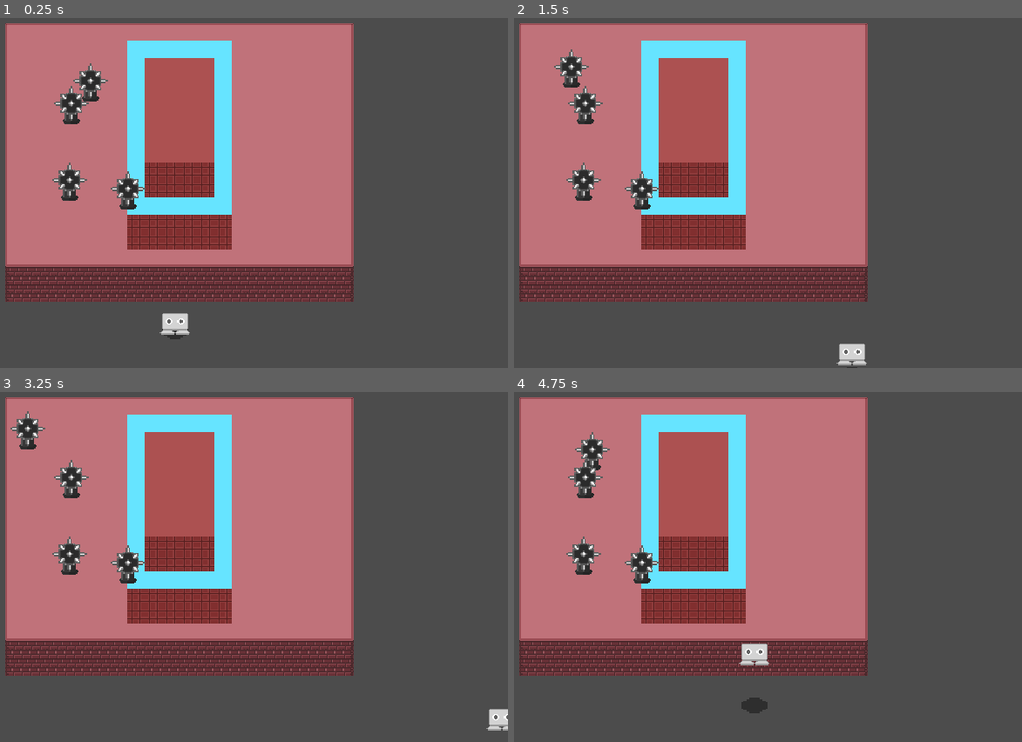
Above: before the commit, frames 1-4 (two rows, left to right).
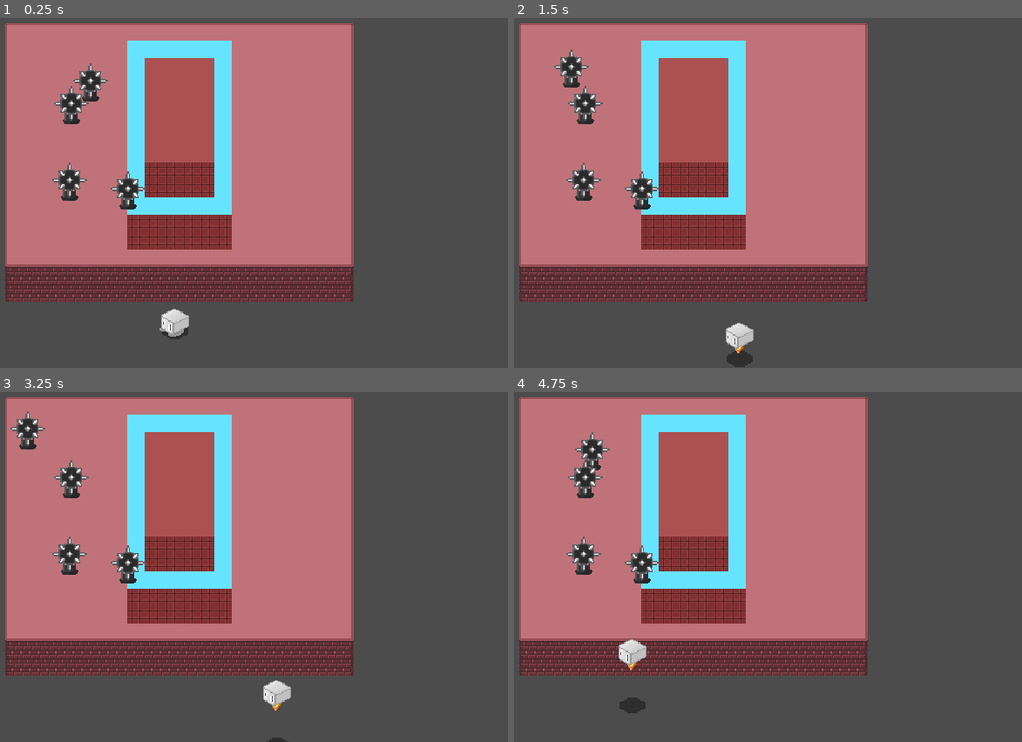
Above: after the commit, the same moments.

Repository: calsf/er
Game: Godot game, scene res://Level1.tscn
Two runs of this game, one before a commit and one after it. Both use one fixed random seed, a clock stepped at 60 frames per second and the inputs below.
Inputs:
- Up to frame 1 (0.25 s): no input
- Up to frame 2 (1.5 s): hold D (move_right) 0.53-1.28 s; hold Shift (walk, bound only after the commit) 0.53-1.28 s; tap Space (jump) at 0.77, 0.8, 1.07, 1.35 s; hold S (move_down) from 1.28 s (still down)
- Up to frame 3 (3.25 s): tap Space (jump) at 1.52, 1.82, 2.3, 3.02 s; tap Shift (walk, bound only after the commit) at 1.55, 2.85 s; release S (move_down) at 2.03 s; hold D (move_right) 2.03-2.78 s; hold Shift (walk, bound only after the commit) 2.03-2.78 s; hold W (move_up) from 2.78 s (still down)
- Up to frame 4 (4.75 s): tap Space (jump) at 3.32, 3.6, 3.77, 4.07, 4.52 s; release W (move_up) at 3.53 s; hold A (move_left) from 3.53 s (still down); tap Shift (walk, bound only after the commit) at 4.35 s

The runs differ from the first frame. In frame 1, 0.2% of the frame differs, in the area x 31-38%, y 83-92%; in frame 2, 0.8%; in frame 3, 0.6%; in frame 4, 1.0%, in the area x 20-51%, y 70-92%.

Commit message:
adding player sprites and animations, jump anim wip

Diff:
--- a/project.godot
+++ b/project.godot
@@ -58,6 +58,11 @@
 "events": [ Object(InputEventKey,"resource_local_to_scene":false,"resource_name":"","device":0,"alt":false,"shift":false,"control":false,"meta":false,"command":false,"pressed":false,"scancode":83,"unicode":0,"echo":false,"script":null)
  ]
 }
+walk={
+"deadzone": 0.5,
+"events": [ Object(InputEventKey,"resource_local_to_scene":false,"resource_name":"","device":0,"alt":false,"shift":false,"control":false,"meta":false,"command":false,"pressed":false,"scancode":16777237,"unicode":0,"echo":false,"script":null)
+ ]
+}
 
 [layer_names]
 
--- a/world_objects/player/Player.tscn
+++ b/world_objects/player/Player.tscn
@@ -1,10 +1,9 @@
-[gd_scene load_steps=8 format=2]
+[gd_scene load_steps=56 format=2]
 
 [ext_resource path="res://world_objects/player/shadow.png" type="Texture" id=1]
 [ext_resource path="res://world_objects/player/player.png" type="Texture" id=2]
 [ext_resource path="res://world_objects/player/player.gd" type="Script" id=3]
 
-
 [sub_resource type="CapsuleShape2D" id=1]
 radius = 4.72806
 height = 13.0237
@@ -20,6 +19,417 @@
 [sub_resource type="CapsuleShape2D" id=4]
 radius = 3.64687
 height = 12.3822
+
+[sub_resource type="Animation" id=5]
+resource_name = "IdleDown"
+loop = true
+tracks/0/type = "value"
+tracks/0/path = NodePath("PlayerSprite:frame")
+tracks/0/interp = 1
+tracks/0/loop_wrap = true
+tracks/0/imported = false
+tracks/0/enabled = true
+tracks/0/keys = {
+"times": PoolRealArray( 0, 0.5 ),
+"transitions": PoolRealArray( 1, 1 ),
+"update": 1,
+"values": [ 16, 17 ]
+}
+
+[sub_resource type="Animation" id=6]
+resource_name = "IdleDownLeft"
+loop = true
+tracks/0/type = "value"
+tracks/0/path = NodePath("PlayerSprite:frame")
+tracks/0/interp = 1
+tracks/0/loop_wrap = true
+tracks/0/imported = false
+tracks/0/enabled = true
+tracks/0/keys = {
+"times": PoolRealArray( 0, 0.5 ),
+"transitions": PoolRealArray( 1, 1 ),
+"update": 1,
+"values": [ 8, 9 ]
+}
+
+[sub_resource type="Animation" id=7]
+resource_name = "IdleDownRight"
+loop = true
+tracks/0/type = "value"
+tracks/0/path = NodePath("PlayerSprite:frame")
+tracks/0/interp = 1
+tracks/0/loop_wrap = true
+tracks/0/imported = false
+tracks/0/enabled = true
+tracks/0/keys = {
+"times": PoolRealArray( 0, 0.5 ),
+"transitions": PoolRealArray( 1, 1 ),
+"update": 1,
+"values": [ 48, 49 ]
+}
+
+[sub_resource type="Animation" id=8]
+resource_name = "IdleLeft"
+loop = true
+tracks/0/type = "value"
+tracks/0/path = NodePath("PlayerSprite:frame")
+tracks/0/interp = 1
+tracks/0/loop_wrap = true
+tracks/0/imported = false
+tracks/0/enabled = true
+tracks/0/keys = {
+"times": PoolRealArray( 0, 0.5 ),
+"transitions": PoolRealArray( 1, 1 ),
+"update": 1,
+"values": [ 56, 57 ]
+}
+
+[sub_resource type="Animation" id=9]
+resource_name = "IdleRight"
+loop = true
+tracks/0/type = "value"
+tracks/0/path = NodePath("PlayerSprite:frame")
+tracks/0/interp = 1
+tracks/0/loop_wrap = true
+tracks/0/imported = false
+tracks/0/enabled = true
+tracks/0/keys = {
+"times": PoolRealArray( 0, 0.5 ),
+"transitions": PoolRealArray( 1, 1 ),
+"update": 1,
+"values": [ 32, 33 ]
+}
+
+[sub_resource type="Animation" id=10]
+resource_name = "IdleUp"
+loop = true
+tracks/0/type = "value"
+tracks/0/path = NodePath("PlayerSprite:frame")
+tracks/0/interp = 1
+tracks/0/loop_wrap = true
+tracks/0/imported = false
+tracks/0/enabled = true
+tracks/0/keys = {
+"times": PoolRealArray( 0, 0.5 ),
+"transitions": PoolRealArray( 1, 1 ),
+"update": 1,
+"values": [ 24, 25 ]
+}
+
+[sub_resource type="Animation" id=11]
+resource_name = "IdleUpLeft"
+loop = true
+tracks/0/type = "value"
+tracks/0/path = NodePath("PlayerSprite:frame")
+tracks/0/interp = 1
+tracks/0/loop_wrap = true
+tracks/0/imported = false
+tracks/0/enabled = true
+tracks/0/keys = {
+"times": PoolRealArray( 0, 0.5 ),
+"transitions": PoolRealArray( 1, 1 ),
+"update": 1,
+"values": [ 46, 47 ]
+}
+
+[sub_resource type="Animation" id=12]
+resource_name = "IdleUpRight"
+loop = true
+tracks/0/type = "value"
+tracks/0/path = NodePath("PlayerSprite:frame")
+tracks/0/interp = 1
+tracks/0/loop_wrap = true
+tracks/0/imported = false
+tracks/0/enabled = true
+tracks/0/keys = {
+"times": PoolRealArray( 0, 0.5 ),
+"transitions": PoolRealArray( 1, 1 ),
+"update": 1,
+"values": [ 6, 7 ]
+}
+
+[sub_resource type="Animation" id=13]
+resource_name = "JumpDownLeft"
+length = 0.2
+loop = true
+tracks/0/type = "value"
+tracks/0/path = NodePath("PlayerSprite:frame")
+tracks/0/interp = 1
+tracks/0/loop_wrap = true
+tracks/0/imported = false
+tracks/0/enabled = true
+tracks/0/keys = {
+"times": PoolRealArray( 0, 0.1 ),
+"transitions": PoolRealArray( 1, 1 ),
+"update": 1,
+"values": [ 66, 67 ]
+}
+
+[sub_resource type="Animation" id=14]
+resource_name = "MoveDown"
+length = 0.6
+loop = true
+tracks/0/type = "value"
+tracks/0/path = NodePath("PlayerSprite:frame")
+tracks/0/interp = 1
+tracks/0/loop_wrap = true
+tracks/0/imported = false
+tracks/0/enabled = true
+tracks/0/keys = {
+"times": PoolRealArray( 0, 0.1, 0.2, 0.3, 0.4, 0.5 ),
+"transitions": PoolRealArray( 1, 1, 1, 1, 1, 1 ),
+"update": 1,
+"values": [ 18, 19, 20, 21, 22, 23 ]
+}
+
+[sub_resource type="Animation" id=15]
+resource_name = "MoveDownLeft"
+length = 0.6
+loop = true
+tracks/0/type = "value"
+tracks/0/path = NodePath("PlayerSprite:frame")
+tracks/0/interp = 1
+tracks/0/loop_wrap = true
+tracks/0/imported = false
+tracks/0/enabled = true
+tracks/0/keys = {
+"times": PoolRealArray( 0, 0.1, 0.2, 0.3, 0.4, 0.5 ),
+"transitions": PoolRealArray( 1, 1, 1, 1, 1, 1 ),
+"update": 1,
+"values": [ 10, 11, 12, 13, 14, 15 ]
+}
+
+[sub_resource type="Animation" id=16]
+resource_name = "MoveDownRight"
+length = 0.6
+loop = true
+tracks/0/type = "value"
+tracks/0/path = NodePath("PlayerSprite:frame")
+tracks/0/interp = 1
+tracks/0/loop_wrap = true
+tracks/0/imported = false
+tracks/0/enabled = true
+tracks/0/keys = {
+"times": PoolRealArray( 0, 0.1, 0.2, 0.3, 0.4, 0.5 ),
+"transitions": PoolRealArray( 1, 1, 1, 1, 1, 1 ),
+"update": 1,
+"values": [ 50, 51, 52, 53, 54, 55 ]
+}
+
+[sub_resource type="Animation" id=17]
+length = 0.6
+loop = true
+step = 1.0
+tracks/0/type = "value"
+tracks/0/path = NodePath("PlayerSprite:frame")
+tracks/0/interp = 1
+tracks/0/loop_wrap = true
+tracks/0/imported = false
+tracks/0/enabled = true
+tracks/0/keys = {
+"times": PoolRealArray( 0, 0.1, 0.2, 0.3, 0.4, 0.5 ),
+"transitions": PoolRealArray( 1, 1, 1, 1, 1, 1 ),
+"update": 1,
+"values": [ 58, 59, 60, 61, 62, 63 ]
+}
+
+[sub_resource type="Animation" id=18]
+length = 0.6
+loop = true
+tracks/0/type = "value"
+tracks/0/path = NodePath("PlayerSprite:frame")
+tracks/0/interp = 1
+tracks/0/loop_wrap = true
+tracks/0/imported = false
+tracks/0/enabled = true
+tracks/0/keys = {
+"times": PoolRealArray( 0, 0.1, 0.2, 0.3, 0.4, 0.5 ),
+"transitions": PoolRealArray( 1, 1, 1, 1, 1, 1 ),
+"update": 1,
+"values": [ 34, 35, 36, 37, 38, 39 ]
+}
+
+[sub_resource type="Animation" id=19]
+length = 0.6
+loop = true
+tracks/0/type = "value"
+tracks/0/path = NodePath("PlayerSprite:frame")
+tracks/0/interp = 1
+tracks/0/loop_wrap = true
+tracks/0/imported = false
+tracks/0/enabled = true
+tracks/0/keys = {
+"times": PoolRealArray( 0, 0.1, 0.2, 0.3, 0.4, 0.5 ),
+"transitions": PoolRealArray( 1, 1, 1, 1, 1, 1 ),
+"update": 1,
+"values": [ 26, 27, 28, 29, 30, 31 ]
+}
+
+[sub_resource type="Animation" id=20]
+length = 0.6
+loop = true
+tracks/0/type = "value"
+tracks/0/path = NodePath("PlayerSprite:frame")
+tracks/0/interp = 1
+tracks/0/loop_wrap = true
+tracks/0/imported = false
+tracks/0/enabled = true
+tracks/0/keys = {
+"times": PoolRealArray( 0, 0.1, 0.2, 0.3, 0.4, 0.5 ),
+"transitions": PoolRealArray( 1, 1, 1, 1, 1, 1 ),
+"update": 1,
+"values": [ 40, 41, 42, 43, 44, 45 ]
+}
+
+[sub_resource type="Animation" id=21]
+length = 0.6
+loop = true
+tracks/0/type = "value"
+tracks/0/path = NodePath("PlayerSprite:frame")
+tracks/0/interp = 1
+tracks/0/loop_wrap = true
+tracks/0/imported = false
+tracks/0/enabled = true
+tracks/0/keys = {
+"times": PoolRealArray( 0, 0.1, 0.2, 0.3, 0.4, 0.5 ),
+"transitions": PoolRealArray( 1, 1, 1, 1, 1, 1 ),
+"update": 1,
+"values": [ 0, 1, 2, 3, 4, 5 ]
+}
+
+[sub_resource type="AnimationNodeAnimation" id=22]
+animation = "IdleLeft"
+
+[sub_resource type="AnimationNodeAnimation" id=23]
+animation = "IdleDown"
+
+[sub_resource type="AnimationNodeAnimation" id=24]
+animation = "IdleUp"
+
+[sub_resource type="AnimationNodeAnimation" id=25]
+animation = "IdleRight"
+
+[sub_resource type="AnimationNodeAnimation" id=26]
+animation = "IdleDownLeft"
+
+[sub_resource type="AnimationNodeAnimation" id=27]
+animation = "IdleUpLeft"
+
+[sub_resource type="AnimationNodeAnimation" id=28]
+animation = "IdleDownRight"
+
+[sub_resource type="AnimationNodeAnimation" id=29]
+animation = "IdleUpRight"
+
+[sub_resource type="AnimationNodeBlendSpace2D" id=30]
+blend_point_0/node = SubResource( 22 )
+blend_point_0/pos = Vector2( -1, 0 )
+blend_point_1/node = SubResource( 23 )
+blend_point_1/pos = Vector2( 0, 1 )
+blend_point_2/node = SubResource( 24 )
+blend_point_2/pos = Vector2( 0, -1 )
+blend_point_3/node = SubResource( 25 )
+blend_point_3/pos = Vector2( 1, 0 )
+blend_point_4/node = SubResource( 26 )
+blend_point_4/pos = Vector2( -0.4, 0.6 )
+blend_point_5/node = SubResource( 27 )
+blend_point_5/pos = Vector2( -0.4, -0.6 )
+blend_point_6/node = SubResource( 28 )
+blend_point_6/pos = Vector2( 0.4, 0.6 )
+blend_point_7/node = SubResource( 29 )
+blend_point_7/pos = Vector2( 0.4, -0.6 )
+blend_mode = 1
+
+[sub_resource type="AnimationNodeAnimation" id=31]
+animation = "JumpDownLeft"
+
+[sub_resource type="AnimationNodeAnimation" id=32]
+animation = "JumpDownLeft"
+
+[sub_resource type="AnimationNodeAnimation" id=33]
+animation = "JumpDownLeft"
+
+[sub_resource type="AnimationNodeAnimation" id=34]
+animation = "JumpDownLeft"
+
+[sub_resource type="AnimationNodeBlendSpace2D" id=35]
+blend_point_0/node = SubResource( 31 )
+blend_point_0/pos = Vector2( -1, 0 )
+blend_point_1/node = SubResource( 32 )
+blend_point_1/pos = Vector2( 0, -1 )
+blend_point_2/node = SubResource( 33 )
+blend_point_2/pos = Vector2( 1, 0 )
+blend_point_3/node = SubResource( 34 )
+blend_point_3/pos = Vector2( 0, 1 )
+blend_mode = 1
+
+[sub_resource type="AnimationNodeAnimation" id=36]
+animation = "MoveDown"
+
+[sub_resource type="AnimationNodeAnimation" id=37]
+animation = "MoveUp"
+
+[sub_resource type="AnimationNodeAnimation" id=38]
+animation = "MoveLeft"
+
+[sub_resource type="AnimationNodeAnimation" id=39]
+animation = "MoveRight"
+
+[sub_resource type="AnimationNodeAnimation" id=40]
+animation = "MoveDownLeft"
+
+[sub_resource type="AnimationNodeAnimation" id=41]
+animation = "MoveUpLeft"
+
+[sub_resource type="AnimationNodeAnimation" id=42]
+animation = "MoveDownRight"
+
+[sub_resource type="AnimationNodeAnimation" id=43]
+animation = "MoveUpRight"
+
+[sub_resource type="AnimationNodeBlendSpace2D" id=44]
+blend_point_0/node = SubResource( 36 )
+blend_point_0/pos = Vector2( 0, 1 )
+blend_point_1/node = SubResource( 37 )
+blend_point_1/pos = Vector2( 0, -1 )
+blend_point_2/node = SubResource( 38 )
+blend_point_2/pos = Vector2( -1, 0 )
+blend_point_3/node = SubResource( 39 )
+blend_point_3/pos = Vector2( 1, 0 )
+blend_point_4/node = SubResource( 40 )
+blend_point_4/pos = Vector2( -0.4, 0.6 )
+blend_point_5/node = SubResource( 41 )
+blend_point_5/pos = Vector2( -0.4, -0.6 )
+blend_point_6/node = SubResource( 42 )
+blend_point_6/pos = Vector2( 0.4, 0.6 )
+blend_point_7/node = SubResource( 43 )
+blend_point_7/pos = Vector2( 0.4, -0.6 )
+blend_mode = 1
+
+[sub_resource type="AnimationNodeStateMachineTransition" id=45]
+
+[sub_resource type="AnimationNodeStateMachineTransition" id=46]
+
+[sub_resource type="AnimationNodeStateMachineTransition" id=47]
+
+[sub_resource type="AnimationNodeStateMachineTransition" id=48]
+
+[sub_resource type="AnimationNodeStateMachineTransition" id=49]
+
+[sub_resource type="AnimationNodeStateMachineTransition" id=50]
+
+[sub_resource type="AnimationNodeStateMachine" id=51]
+states/Idle/node = SubResource( 30 )
+states/Idle/position = Vector2( 396, 73 )
+states/Jump/node = SubResource( 35 )
+states/Jump/position = Vector2( 489, 219 )
+states/Move/node = SubResource( 44 )
+states/Move/position = Vector2( 595, 73 )
+transitions = [ "Idle", "Move", SubResource( 45 ), "Move", "Idle", SubResource( 46 ), "Idle", "Jump", SubResource( 47 ), "Move", "Jump", SubResource( 48 ), "Jump", "Idle", SubResource( 49 ), "Jump", "Move", SubResource( 50 ) ]
+start_node = "Idle"
+graph_offset = Vector2( -31, 46 )
+
+[sub_resource type="AnimationNodeStateMachinePlayback" id=52]
 
 [node name="Player" type="KinematicBody2D"]
 position = Vector2( 0, -2 )
@@ -37,7 +447,9 @@
 [node name="PlayerSprite" type="Sprite" parent="."]
 position = Vector2( 0, -6 )
 texture = ExtResource( 2 )
+vframes = 10
 hframes = 8
+frame = 9
 
 [node name="CollisionShape2D" type="CollisionShape2D" parent="."]
 rotation = -1.5708
@@ -75,6 +487,34 @@
 [node name="CollisionShape2D" type="CollisionShape2D" parent="DetectElevArea"]
 rotation = -1.5708
 shape = SubResource( 4 )
+
+[node name="AnimationPlayer" type="AnimationPlayer" parent="."]
+anims/IdleDown = SubResource( 5 )
+anims/IdleDownLeft = SubResource( 6 )
+anims/IdleDownRight = SubResource( 7 )
+anims/IdleLeft = SubResource( 8 )
+anims/IdleRight = SubResource( 9 )
+anims/IdleUp = SubResource( 10 )
+anims/IdleUpLeft = SubResource( 11 )
+anims/IdleUpRight = SubResource( 12 )
+anims/JumpDownLeft = SubResource( 13 )
+anims/MoveDown = SubResource( 14 )
+anims/MoveDownLeft = SubResource( 15 )
+anims/MoveDownRight = SubResource( 16 )
+anims/MoveLeft = SubResource( 17 )
+anims/MoveRight = SubResource( 18 )
+anims/MoveUp = SubResource( 19 )
+anims/MoveUpLeft = SubResource( 20 )
+anims/MoveUpRight = SubResource( 21 )
+
+[node name="AnimationTree" type="AnimationTree" parent="."]
+tree_root = SubResource( 51 )
+anim_player = NodePath("../AnimationPlayer")
+active = true
+parameters/playback = SubResource( 52 )
+parameters/Idle/blend_position = Vector2( 0, 0 )
+parameters/Jump/blend_position = Vector2( -0.00156009, -0.0206186 )
+parameters/Move/blend_position = Vector2( 0, 0 )
 [connection signal="timeout" from="HurtboxArea2D/Timer" to="." method="_on_Timer_timeout"]
 [connection signal="area_entered" from="DetectElevEntry" to="." method="_on_DetectElevEntry_area_entered"]
 [connection signal="area_exited" from="DetectElevArea" to="." method="_on_DetectElevArea_area_exited"]
--- a/world_objects/player/player.gd
+++ b/world_objects/player/player.gd
@@ -1,30 +1,34 @@
 extends KinematicBody2D
 
-const MAX_SPEED = 200
+const MAX_SPEED = 125
 const AIR_SPEED = 4
 const MAX_HEIGHT = 44
 const DECEL = 500
 const INVULN_TIME = .1
 
+# Move speed properties
 var velocity = Vector2.ZERO
 var curr_speed = MAX_SPEED
+var walk_multiplier = .5
+
+# Knockback properties
+var knockback = Vector2.ZERO
+var last_area_hit = null
+var curr_knockback_strength = 0
+
+# Jumping and elevation properties
 var is_jumping = false
 var is_falling = false
 var has_double_jumped = false
 var has_jumped = false
-var is_tumbling = false
-var knockback = Vector2.ZERO
-var last_area_hit = null
-var curr_knockback_strength = 0
-
-var jump_height = MAX_HEIGHT
-var added_height = 0
+var is_tumbling = false		# For falling down a wall
+var jump_height = MAX_HEIGHT	# The number of pixels to jump up
+var added_height = 0	# Current number of pixels above ground, grounded at 0
 var elevations = [0, GlobalConst.ELEVATION_UNIT * 1, GlobalConst.ELEVATION_UNIT * 2, GlobalConst.ELEVATION_UNIT * 3]
-var ground_elevation = elevations[1]
-var last_ground_elevation = elevations[1]
-
-# when entered new elevation, waits to hit ground before assigning new ground elevation
-# uses added_height to determine height until no longer awaiting_new_elevation
+var ground_elevation = elevations[1]	# The elevation of height in which player is considered grounded
+var last_ground_elevation = elevations[1]	# The previous ground elevation for when player enters a new elevation but is not yet grounded
+
+# When entered new elevation, need to wait to be grounded before assigning new ground elevation
 var awaiting_new_ground_elevation = false
 
 onready var player_shadow = $Shadow
@@ -33,6 +37,9 @@
 onready var overlapping_wall_area = $OverlappingWallCheck
 onready var hurtbox = $HurtboxArea2D
 onready var timer = $HurtboxArea2D/Timer
+onready var animationPlayer = $AnimationPlayer
+onready var animationTree = $AnimationTree
+onready var animationState = animationTree.get("parameters/playback")
 
 func _physics_process(delta):
 	# Applies falling effect to player if they are caught inside a wall
@@ -59,8 +66,26 @@
 	input_vector.y = Input.get_action_strength("move_down") - Input.get_action_strength("move_up")
 	input_vector = input_vector.normalized()
 
-	# Set velocity based on input_vector
-	velocity = input_vector * curr_speed
+	# Set velocity and animation state based on input_vector
+	if (input_vector != Vector2.ZERO):
+		# Only set blend positions when input vector is not zero
+		animationTree.set("parameters/Idle/blend_position", input_vector)
+		animationTree.set("parameters/Move/blend_position", input_vector)
+		animationTree.set("parameters/Jump/blend_position", input_vector)
+
+		if (added_height > 0):
+			animationState.travel("Jump")
+		else:
+			animationState.travel("Move")
+
+		# Walk will move at slower speed
+		if (Input.get_action_strength("walk")):
+			velocity = input_vector * (curr_speed * walk_multiplier)
+		else:
+			velocity = input_vector * curr_speed
+	else:
+		animationState.travel("Idle")
+		velocity = Vector2.ZERO
 
 	# Move and slide using current velocity, set velocity to maintain velocity after collision
 	velocity = move_and_slide(velocity)
@@ -139,19 +164,20 @@
 	#death_check()
 
 # Set collision masks for collisions with elevation boundary and walls
+# Wall collision should match boundary collision
 func set_elevation_collisions(curr_elevation):
-	# boundary mask layer of elevation 1
+	# Boundary mask layer of elevation 1
 	set_collision_mask_bit(3, curr_elevation < elevations[1] and ground_elevation < elevations[1])
-	# boundary mask layer of elevation 2
+	# Boundary mask layer of elevation 2
 	set_collision_mask_bit(5, curr_elevation < elevations[2] and ground_elevation < elevations[2])
-	# boundary mask layer of elevation 3
+	# Boundary mask layer of elevation 3
 	set_collision_mask_bit(7, curr_elevation < elevations[3] and ground_elevation < elevations[3])
 
-	# wall mask layer of elevation 1
+	# Wall mask layer of elevation 1
 	set_collision_mask_bit(4, get_collision_mask_bit(3))
-	# wall mask layer of elevation 2
+	# Wall mask layer of elevation 2
 	set_collision_mask_bit(6, get_collision_mask_bit(5))
-	# wall mask layer of elevation 2
+	# Wall mask layer of elevation 2
 	set_collision_mask_bit(8, get_collision_mask_bit(7))
 
 # Check if player is overlapping a wall and set tumbling state and collision shape accordingly
Binary file changed: world_objects/player/player.png
